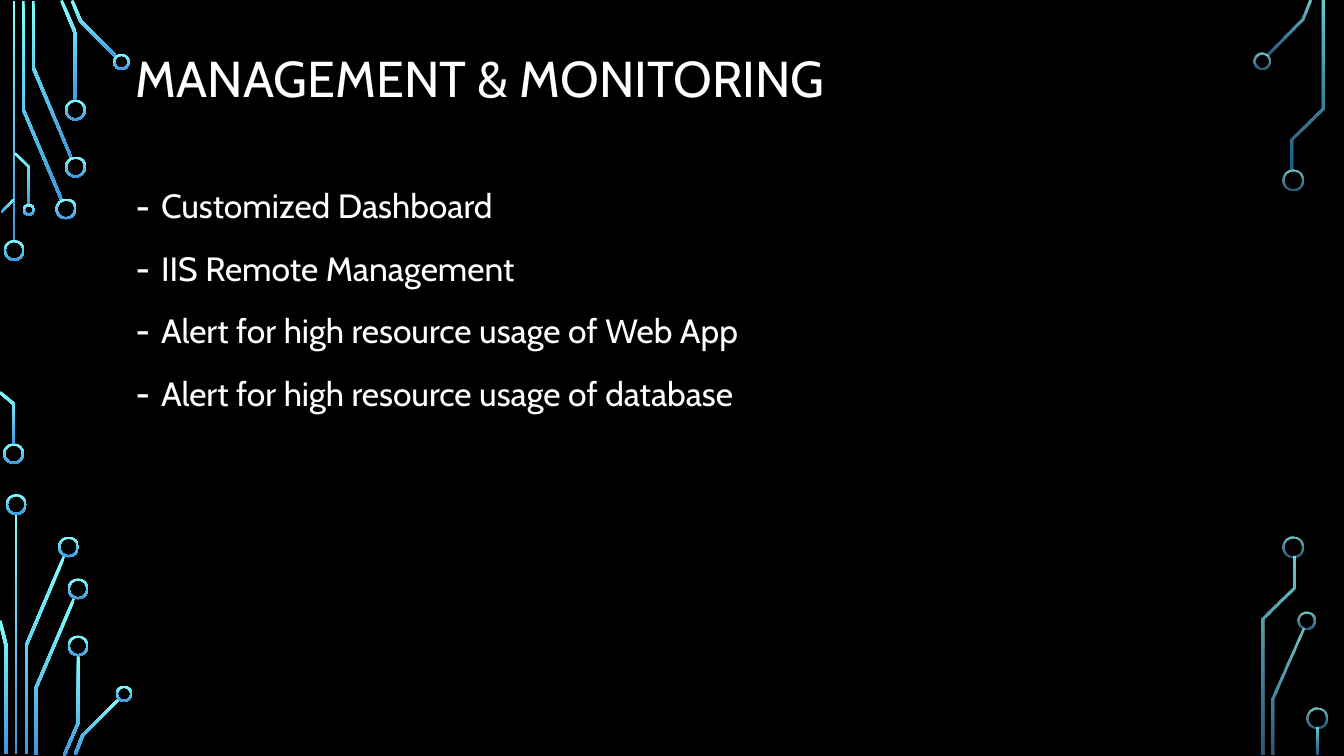
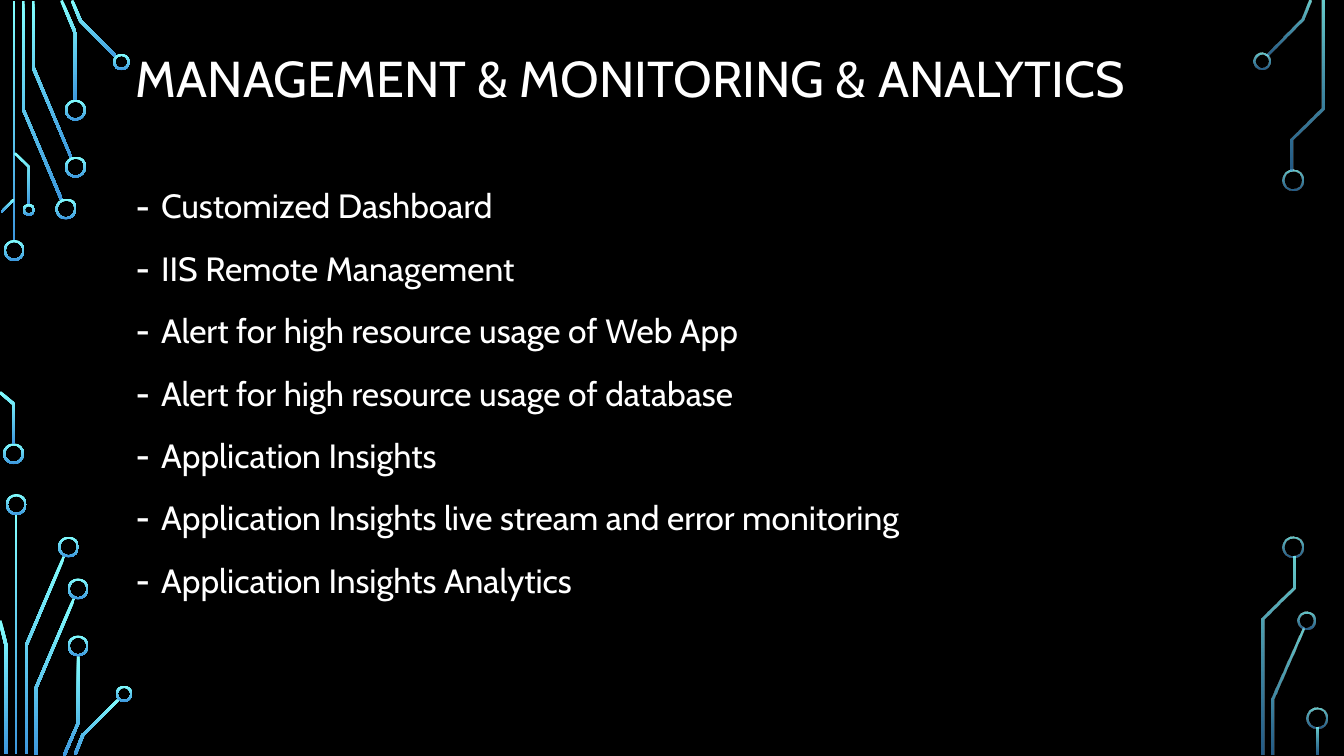
Before and after one commit to chenghao1983/c6c1d99d-502e-4a47-b8f5-35181e48b4fa_PT4, a slide deck: slide 5 of Doc/Active Learning on the Cloud - PT4.pptx (slide 8 before the commit). Drawn at 1344x756 pixels with LibreOffice and Linux fonts; fonts in the diff are those of the drawing; background and template pictures are left out. Boxes give left, top, right and bottom in pixels: in the first picture for what was removed or moved away, otherwise in the second. Text is boxed around its words. In the diff, an @@ line names an element or a change of style, - is before the commit and + after.

```diff
--- a/Doc/Active Learning on the Cloud - PT4.pptx
+++ b/Doc/Active Learning on the Cloud - PT4.pptx
@@ title at (136,61,1125,98): text changed @@
-MANAGEMENT & MONITORING
+MANAGEMENT & MONITORING & ANALYTICS
@@ text at (161,442,899,601): paragraphs added @@
+– Application Insights
+– Application Insights live stream and error monitoring
+– Application Insights Analytics
```
Also in this commit, not shown: 4 other slides changed, 1 slide added, 5 slides removed.
